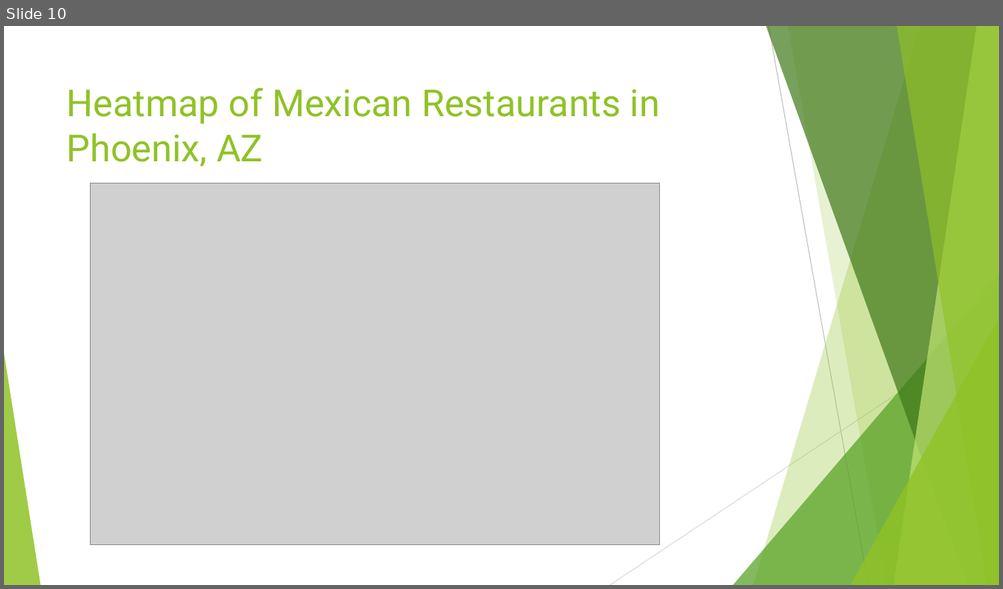
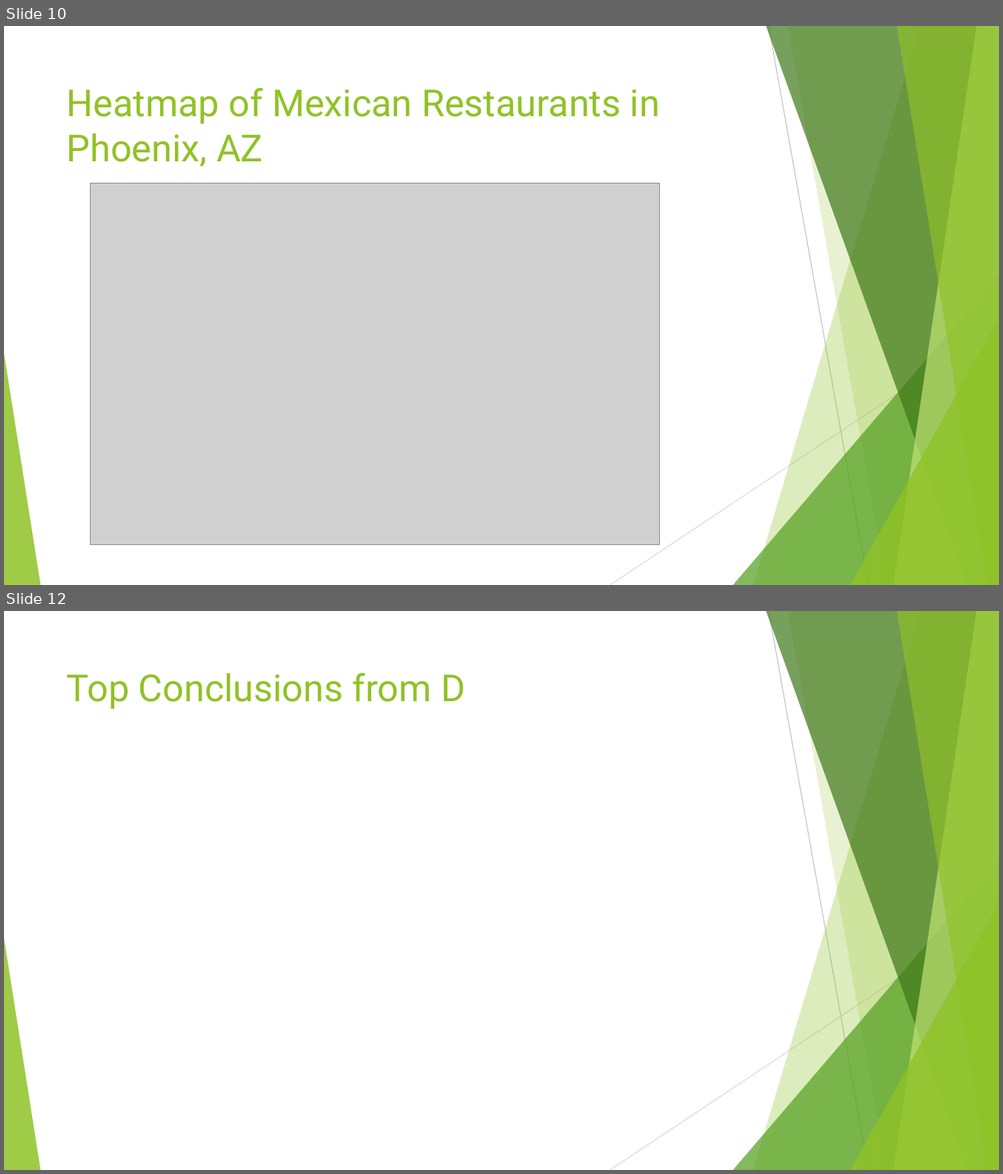
Before and after one commit to Cnw695/Project_1, a slide deck: Presentation Slides.pptx. Shown one above the other, each under a label of ours: slide 10 before the commit, slides 10 and 12 after it; the slides between them are not shown. The pictures are 1003x589 and 1003x1174 pixels, drawn with LibreOffice and Linux fonts; fonts in the diff are those of the drawing; grey boxes stand for pictures. Boxes give left, top, right and bottom in pixels: in the first picture for what was removed or moved away, otherwise in the second. Text is boxed around its words. In the diff, an @@ line names an element or a change of style, - is before the commit and + after.

```diff
--- a/Presentation Slides.pptx
+++ b/Presentation Slides.pptx
@@ slide 12 added at bbox=[4, 611, 999, 1170], background #FFFFFF; not listed: 10 template elements that a slide beside it also shows @@
@@ title added at bbox=[67, 672, 465, 709], 36 pt, text #90C226 @@
+Top Conclusions from D
```
Also in this commit, not shown: 1 slide changed, 2 other slides added.
